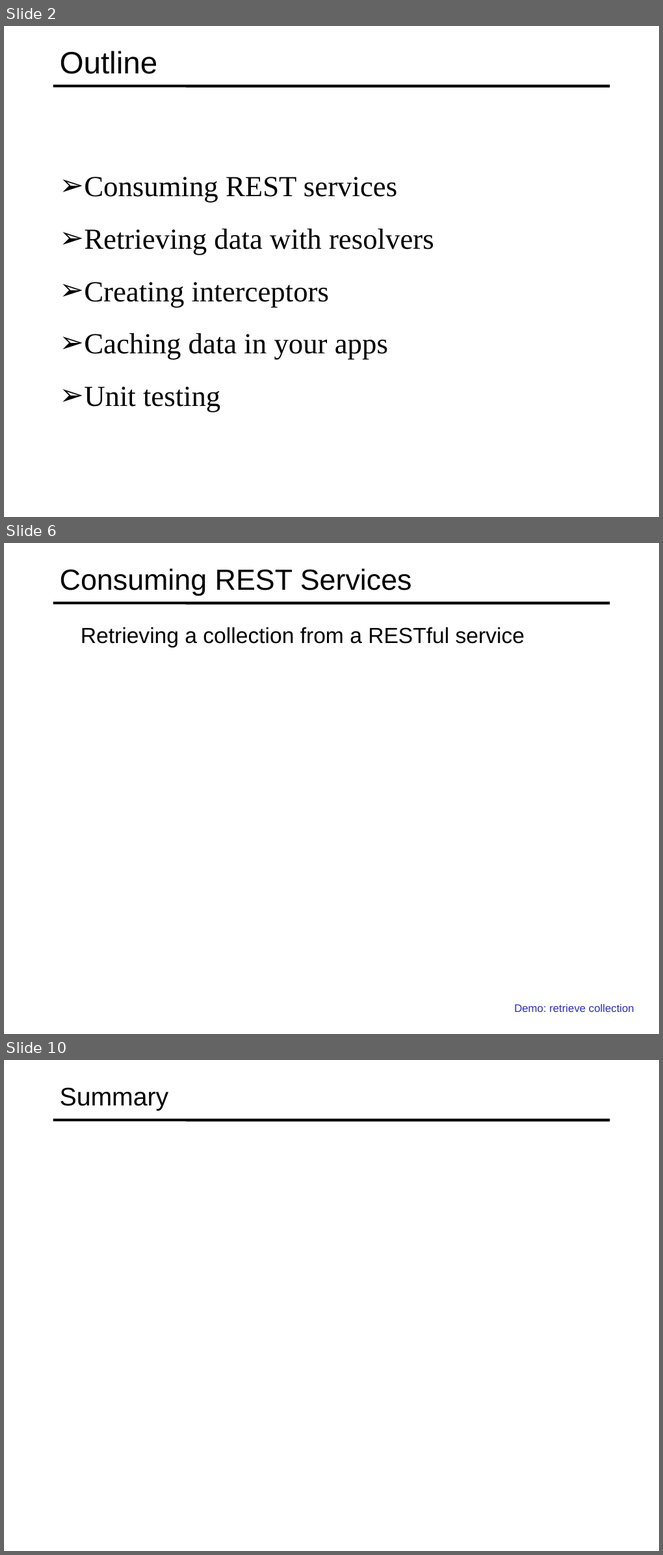
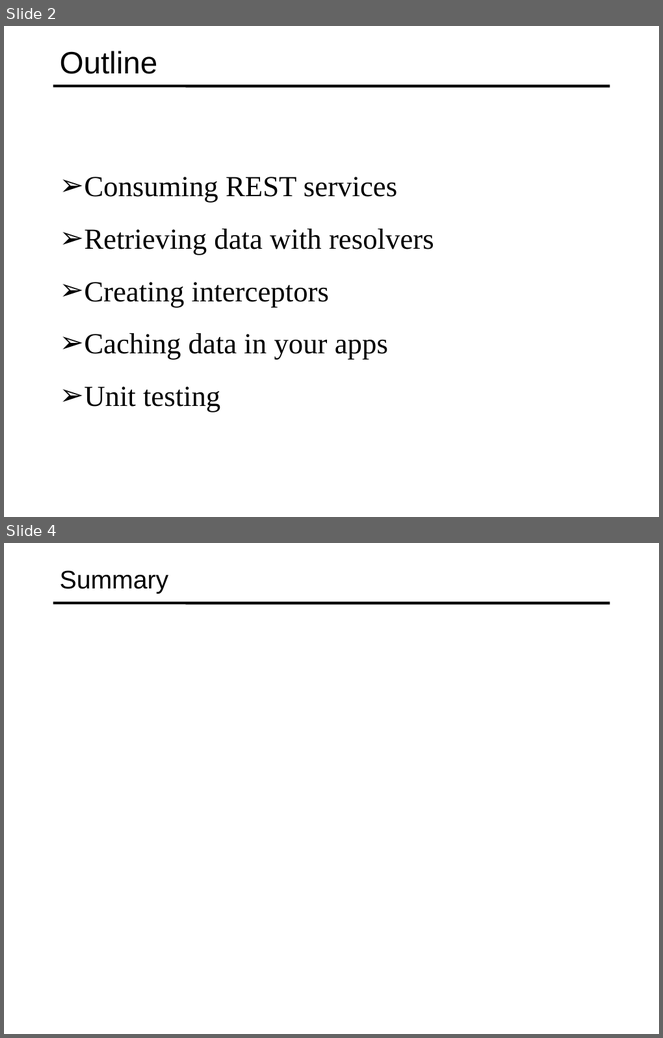
Before and after one commit to specter01wj/Jago_Link_Training, a slide deck: Angular/Angular12/Deep Dive/Angular HTTP Communication/2_Advanced HTTP Requests and Error Handling/L2_Advanced HTTP Requests and Error Handling.ppt. Shown one above the other, each under a label of ours: slides 2, 6 and 10 before the commit, slides 2 and 4 after it; the slides between them are not shown. The pictures are 663x1555 and 663x1038 pixels, drawn with LibreOffice and Linux fonts; fonts in the diff are those of the drawing. Boxes give left, top, right and bottom in pixels: in the first picture for what was removed or moved away, otherwise in the second. Text is boxed around its words. In the diff, an @@ line names an element or a change of style, - is before the commit and + after.

```diff
--- a/Angular/Angular12/Deep Dive/Angular HTTP Communication/2_Advanced HTTP Requests and Error Handling/L2_Advanced HTTP Requests and Error Handling.ppt
+++ b/Angular/Angular12/Deep Dive/Angular HTTP Communication/2_Advanced HTTP Requests and Error Handling/L2_Advanced HTTP Requests and Error Handling.ppt
@@ slide 6 removed at [4,543,659,1034], background #FFFFFF; not listed: 1 template element that a slide beside it also shows @@
@@ title removed at [60,568,412,596] @@
-Consuming REST Services
@@ text removed at [81,627,525,648] @@
-  Retrieving a collection from a RESTful service
@@ text removed at [514,1005,634,1012] @@
-  Demo: retrieve collection
@@ what was slide 10 is now slide 4 @@
```
Also in this commit, not shown: 1 slide changed, 1 slide added, 6 other slides removed, 1 other file.
